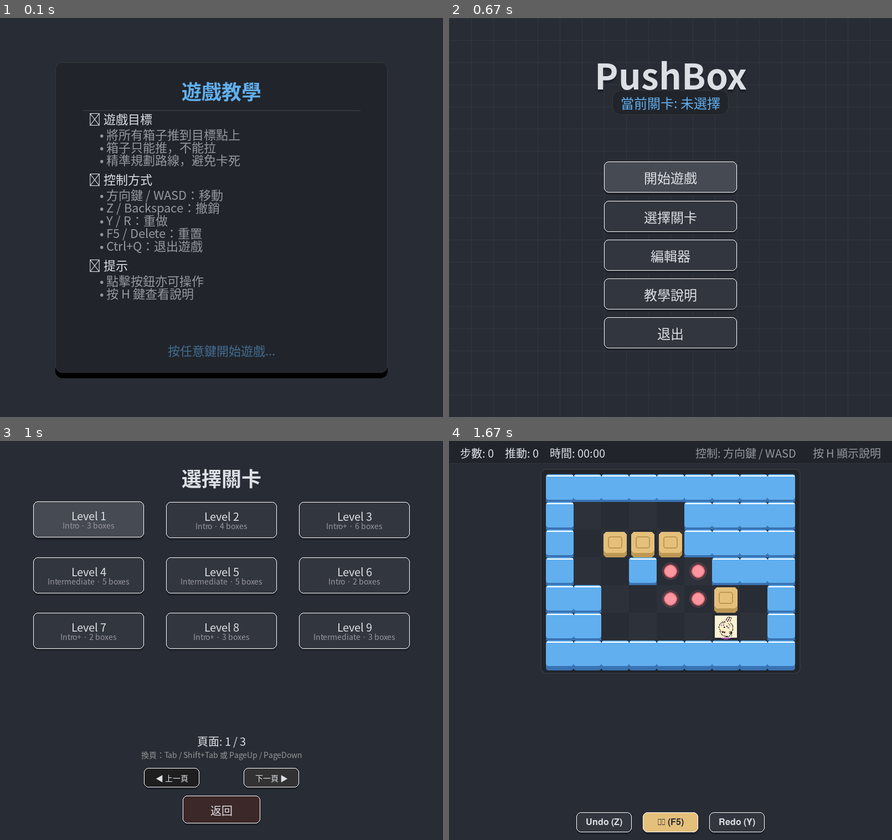
Above: before the commit, frames 1-4 (two rows, left to right).
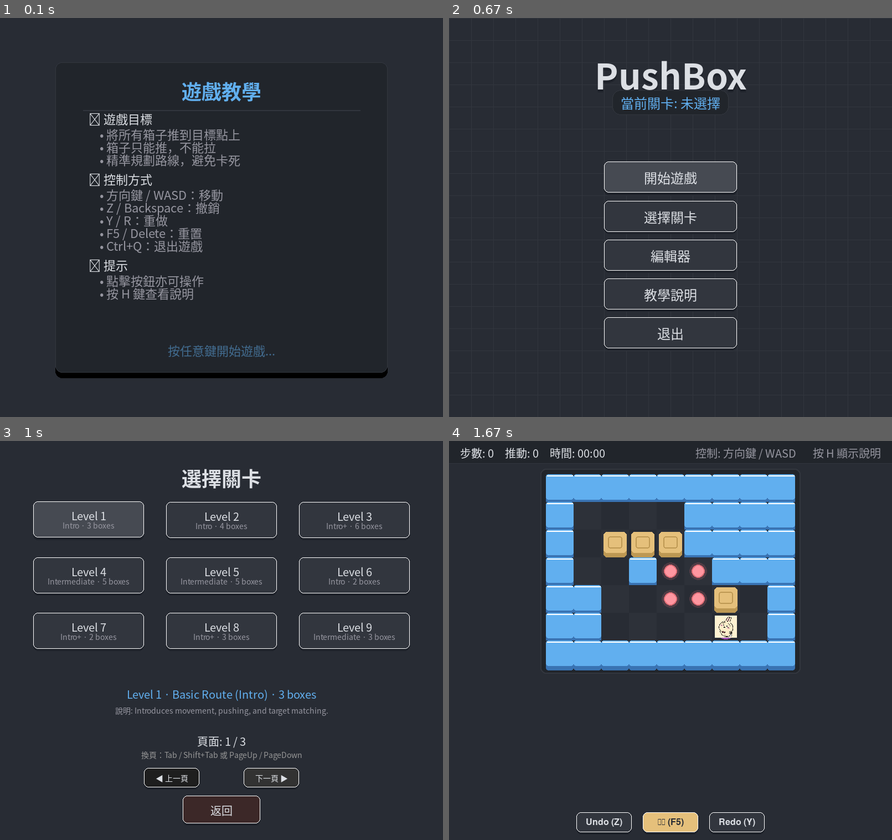
Above: after the commit, the same moments.

Repository: YI-TING-EE13/Pushbox-Pygame
Game: pygame game, started from main.py
Same seed, same stepped clock (60 frames per second), same inputs: the game is played once before the commit and once after it.
Inputs (mouse positions are in pixels of both pictures, inside the frame that each line leads up to):
- Up to frame 1 (0.1 s): no input
- Up to frame 2 (0.67 s): hold Right from 0.33 s (still down); move the mouse to (652, 233) at 0.37 s
- Up to frame 3 (1 s): release Right at 0.8 s; click "選擇關卡" at 0.88 s
- Up to frame 4 (1.67 s): click "Level 2" at 1.22 s; hold Up from 1.5 s (still down)

Frames 1-2 are identical in both runs. In frame 3, 0.6% of the frame differs, in the area x 26-74%, y 62-69%; in frame 4, nothing differs.

Commit message:
fix: prevent level selector badge overlap

Diff:
--- a/src/pushbox/views/ui_components.py
+++ b/src/pushbox/views/ui_components.py
@@ -767,15 +767,62 @@
 
             level_progress = progress.get(level_name, {})
             if level_progress.get("completed") and self.small_font:
-                best_moves = level_progress.get("best_moves", "-")
-                info_text = f"★ 最佳: {best_moves} 步"
-                info_surface = self.small_font.render(
-                    info_text, True, COLORS["success"]
-                )
-                info_rect = info_surface.get_rect(
-                    centerx=button.rect.centerx, bottom=button.rect.bottom - 10
-                )
-                self.screen.blit(info_surface, info_rect)
+                # Draw a compact completion star in the top-right corner of the button
+                star_surf = self.small_font.render("★", True, COLORS["success"])
+                star_rect = star_surf.get_rect(
+                    right=button.rect.right - 10, top=button.rect.top + 8
+                )
+                self.screen.blit(star_surf, star_rect)
+
+        # Draw selected level details (metadata notes, theme, best moves record)
+        if (
+            0 <= self.selected_index < len(self.level_buttons)
+            and self.font
+            and self.small_font
+        ):
+            _, level_name, is_custom = self.level_buttons[self.selected_index]
+            level_progress = progress.get(level_name, {})
+
+            if not is_custom and level_name in DEFAULT_LEVEL_METADATA:
+                meta = DEFAULT_LEVEL_METADATA[level_name]
+                theme = meta.get("theme", "")
+                diff = meta.get("difficulty", "")
+                boxes = meta.get("boxes", 0)
+                note = meta.get("note", "")
+
+                info_text = f"{level_name} · {theme} ({diff}) · {boxes} boxes"
+                if level_progress.get("completed"):
+                    best_moves = level_progress.get("best_moves", "-")
+                    info_text += f" · ★ 最佳: {best_moves} 步"
+
+                # Render metadata details
+                info_surf = self.font.render(info_text, True, COLORS["text_highlight"])
+                info_rect = info_surf.get_rect(
+                    centerx=self.screen.get_width() // 2,
+                    centery=self.screen.get_height() - 265,
+                )
+                self.screen.blit(info_surf, info_rect)
+
+                note_text = f"說明: {note}"
+                note_surf = self.small_font.render(note_text, True, COLORS["text_dim"])
+                note_rect = note_surf.get_rect(
+                    centerx=self.screen.get_width() // 2,
+                    centery=self.screen.get_height() - 235,
+                )
+                self.screen.blit(note_surf, note_rect)
+            else:
+                # Custom level info
+                info_text = level_name
+                if level_progress.get("completed"):
+                    best_moves = level_progress.get("best_moves", "-")
+                    info_text += f" · ★ 最佳: {best_moves} 步"
+
+                info_surf = self.font.render(info_text, True, COLORS["text_highlight"])
+                info_rect = info_surf.get_rect(
+                    centerx=self.screen.get_width() // 2,
+                    centery=self.screen.get_height() - 250,
+                )
+                self.screen.blit(info_surf, info_rect)
 
         for button in self.action_buttons:
             button.draw(self.screen)
--- a/tests/test_input.py
+++ b/tests/test_input.py
@@ -803,3 +803,30 @@
     evt_enter = pygame.event.Event(pygame.KEYDOWN, key=pygame.K_RETURN)
     assert selector.handle_event(evt_enter) is True
     assert selected_level == "Level 20"
+
+
+def test_level_selector_draw_with_completed_levels():
+    """Verify LevelSelector.draw runs successfully with completed levels."""
+    pygame.init()
+    screen = pygame.Surface((800, 720))
+    selector = LevelSelector(screen)
+
+    levels = ["Level 1", "Level 2", "Custom 1"]
+    progress = {
+        "Level 1": {"completed": True, "best_moves": 15},
+        "Level 2": {"completed": False},
+        "Custom 1": {"completed": True, "best_moves": 8},
+    }
+
+    selector.setup(
+        levels,
+        progress,
+        on_select=lambda x: None,
+        on_back=lambda: None,
+        on_edit=lambda x: None,
+        on_delete=lambda x: None,
+    )
+
+    # Run draw method with active progress dictionary.
+    # It must complete without raising any exceptions.
+    selector.draw(progress)
Not shown, changed: README.md
Not shown, changed: TESTING.md
